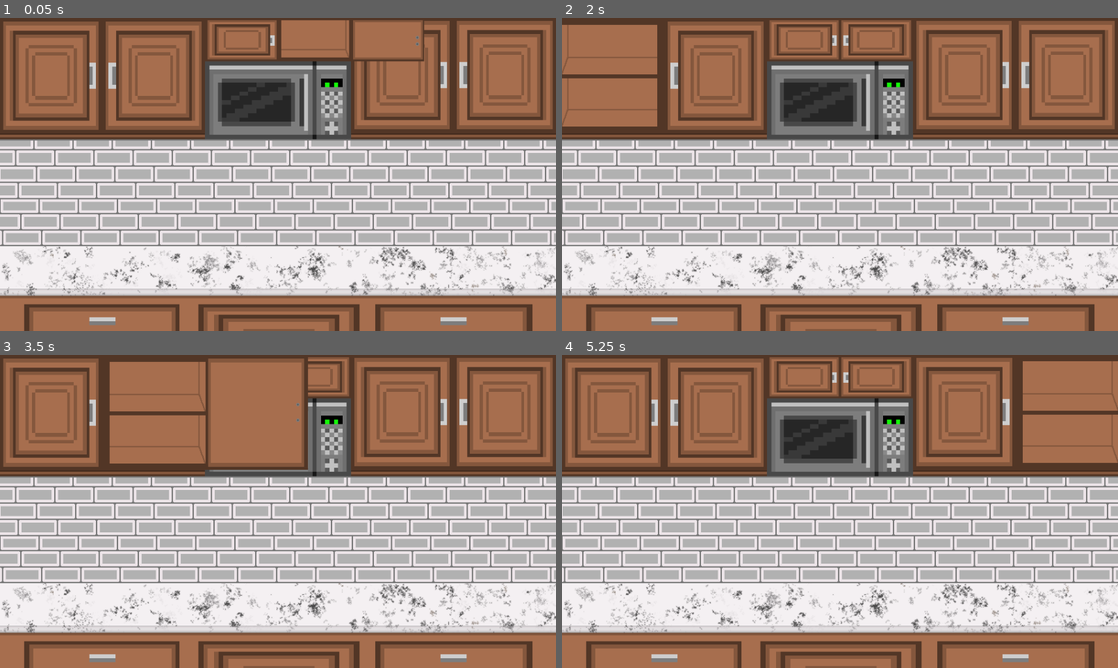
Above: before the commit, frames 1-4 (two rows, left to right).
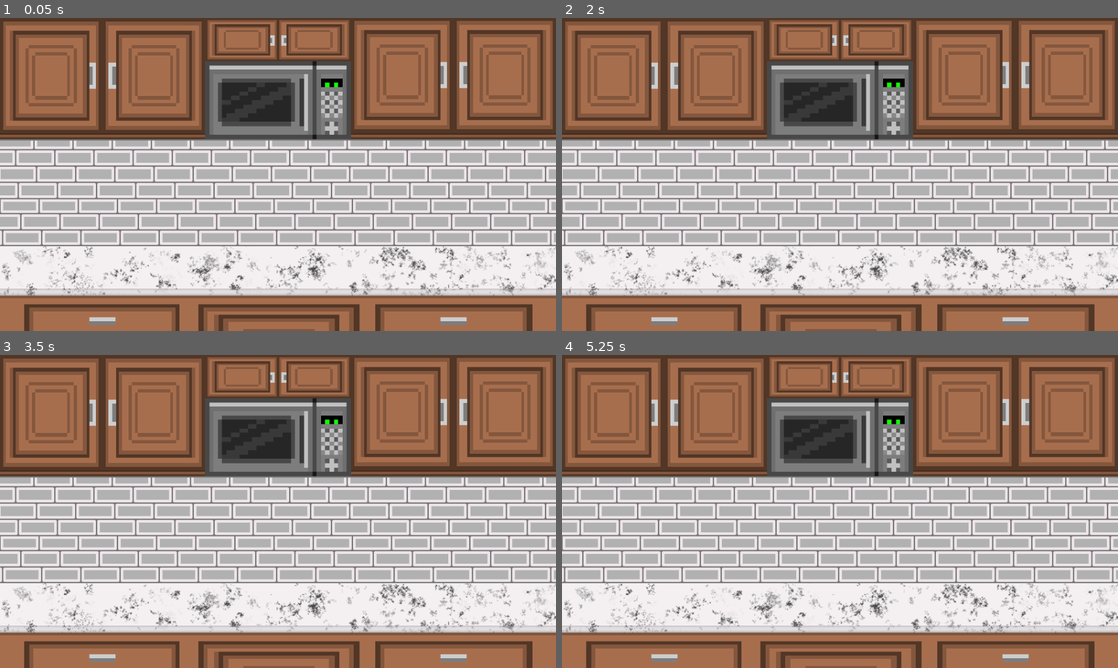
Above: after the commit, the same moments.

Repository: DavidRV00/good_morning_coffee
Game: Godot game, scene res://Main.tscn
Two runs of this game, one before a commit and one after it. Both use one fixed random seed, a clock stepped at 60 frames per second and the inputs below.
Inputs:
- Up to frame 1 (0.05 s): no input
- Up to frame 2 (2 s): no input
- Up to frame 3 (3.5 s): no input
- Up to frame 4 (5.25 s): no input

The runs differ from the first frame. In frame 1, 1.7% of the frame differs, in the area x 50-77%, y 0-14%; in frame 2, 3.1%; in frame 3, 8.7%, in the area x 19-56%, y 0-37%; in frame 4, 3.3%.

Commit message:
Add collision rectangles to cabs

Diff:
--- a/cabs.tscn
+++ b/cabs.tscn
@@ -16,9 +16,66 @@
 "speed": 5.0
 } ]
 
-[node name="cabs" type="Area2D"]
+[sub_resource type="RectangleShape2D" id=2]
+extents = Vector2( 76, 86 )
+
+[sub_resource type="RectangleShape2D" id=3]
+extents = Vector2( 76.75, 86 )
+
+[sub_resource type="RectangleShape2D" id=4]
+extents = Vector2( 76.5, 86 )
+
+[sub_resource type="RectangleShape2D" id=5]
+extents = Vector2( 76.75, 86.25 )
+
+[sub_resource type="RectangleShape2D" id=6]
+extents = Vector2( 54.5, 31.75 )
+
+[sub_resource type="RectangleShape2D" id=7]
+extents = Vector2( 54.5, 32.5 )
+
+[node name="cabs" type="Node2D"]
+position = Vector2( -17, 59 )
 
 [node name="AnimatedSprite" type="AnimatedSprite" parent="."]
 frames = SubResource( 1 )
-frame = 6
-playing = true
+
+[node name="Area2D" type="Area2D" parent="."]
+position = Vector2( -414, -76 )
+__meta__ = {
+"_edit_group_": true
+}
+
+[node name="CollisionShape2D" type="CollisionShape2D" parent="Area2D"]
+position = Vector2( 66, 76 )
+shape = SubResource( 2 )
+
+[node name="Area2D2" type="Area2D" parent="."]
+
+[node name="CollisionShape2D" type="CollisionShape2D" parent="Area2D2"]
+position = Vector2( -190.75, 0 )
+shape = SubResource( 3 )
+
+[node name="Area2D3" type="Area2D" parent="."]
+
+[node name="CollisionShape2D" type="CollisionShape2D" parent="Area2D3"]
+position = Vector2( 189.5, 0 )
+shape = SubResource( 4 )
+
+[node name="Area2D4" type="Area2D" parent="."]
+
+[node name="CollisionShape2D" type="CollisionShape2D" parent="Area2D4"]
+position = Vector2( 348.75, -0.25 )
+shape = SubResource( 5 )
+
+[node name="Area2D5" type="Area2D" parent="."]
+
+[node name="CollisionShape2D" type="CollisionShape2D" parent="Area2D5"]
+position = Vector2( -56.5, -54.25 )
+shape = SubResource( 6 )
+
+[node name="Area2D6" type="Area2D" parent="."]
+
+[node name="CollisionShape2D" type="CollisionShape2D" parent="Area2D6"]
+position = Vector2( 55.5, -54.5 )
+shape = SubResource( 7 )
Not shown: 1 places in cabs.tscn that only renumber resources
